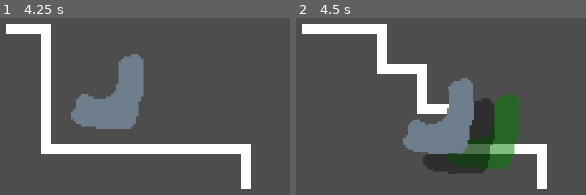
Above: before the commit, frames 1-2 (left to right).
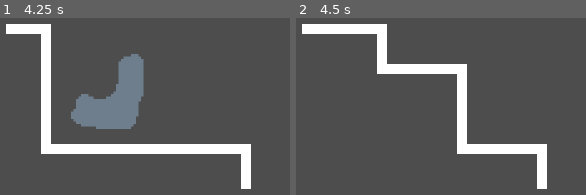
Above: after the commit, the same moments.

Repository: Gunturadhtya/GIMJAM-2026
Game: Godot game, scene res://Scene/Prototype/PrototypeScene.tscn
The game is run twice, just before and just after one commit, with the same random seed, the same clock (stepped at 60 frames per second) and the same inputs. The engine's default icon, where the game draws it, is replaced by a stand-in: a white triangle on a blue panel in a dark square.
Inputs (mouse positions are in pixels of both pictures, inside the frame that each line leads up to):
- Up to frame 1 (4.25 s): tap Enter (ui_accept) at 0.5, 0.77, 1.07, 1.25, 2, 3.5, 3.77, 3.8, 4.07 s; move the mouse to (outside the picture) at 0.52 s; hold Right mouse button (place_item) 0.53-1.25 s; click (outside the picture) at 0.67 s; tap R (rotate_item) at 0.8 s; drag from (outside the picture) to (outside the picture) at 1.27 s; move the mouse to (outside the picture) at 2.02 s; hold Enter (ui_accept) 2.03-2.75 s; click (outside the picture) at 2.17 s; right-click (outside the picture) at 2.3 s; drag from (outside the picture) to (107, 125) at 2.77 s; move the mouse to (outside the picture) at 3.52 s; hold R (rotate_item) from 3.53 s (still down); click (outside the picture) at 3.67 s; tap Escape (ui_cancel) at 4.15 s
- Up to frame 2 (4.5 s): release R (rotate_item) at 4.25 s; tap Enter (ui_accept) at 4.25 s; drag from (403, 125) to (522, 81) at 4.27 s

Frame 1 is identical in both runs. In frame 2, 16% of the frame differs, in the area x 36-77%, y 25-89%.
Error before the commit: Invalid access to property or key 'position' on a base object of type 'Nil'. (res://Scripts/Systems/LevelManager.gd:25)
Error after the commit: Invalid access to property or key 'trash_goal' on a base object of type 'Nil'. (res://Scripts/Systems/LevelManager.gd:25)

Commit message:
refactor: levelmanager script is becoming god script so i just refactor it

Diff:
--- /dev/null
+++ b/Data/Stage/Day1.tres
@@ -0,0 +1,11 @@
+[gd_resource type="Resource" script_class="StageData" load_steps=2 format=3 uid="uid://4frow7lr3mii"]
+
+[ext_resource type="Script" uid="uid://byo78viqn3s5q" path="res://Scripts/StageData.gd" id="1_i0nt0"]
+
+[resource]
+script = ExtResource("1_i0nt0")
+title = "Title"
+day = 1
+description = ""
+trash_goal = 1
+metadata/_custom_type_script = "uid://byo78viqn3s5q"
--- a/Scene/Prototype/PrototypeScene.tscn
+++ b/Scene/Prototype/PrototypeScene.tscn
@@ -3,20 +3,17 @@
 [ext_resource type="Script" uid="uid://cbqvi30stts4h" path="res://Scripts/Systems/LevelManager.gd" id="1_ungln"]
 [ext_resource type="Script" uid="uid://by2bhkwwgsuev" path="res://Scripts/Systems/GridSystems.gd" id="2_2e573"]
 [ext_resource type="TileSet" uid="uid://cj36eij5p3d7n" path="res://Assets/tilemap/GameTileSet.tres" id="3_2e573"]
-[ext_resource type="Resource" uid="uid://bfxkilv7otuv2" path="res://Data/JShape.tres" id="3_s2bof"]
+[ext_resource type="Resource" uid="uid://bfxkilv7otuv2" path="res://Data/Shape/JShape.tres" id="3_s2bof"]
 [ext_resource type="PackedScene" uid="uid://bp3y6ykiubwmw" path="res://Scene/Visuals/GhostCursor.tscn" id="4_ungln"]
 [ext_resource type="PackedScene" uid="uid://d37vk4ylg16pb" path="res://Scene/Visuals/HeldVisual.tscn" id="5_2e573"]
 [ext_resource type="Script" uid="uid://dobg6xdxrtlld" path="res://Scripts/FSM/StateMachine.gd" id="5_6qa0l"]
 [ext_resource type="Script" uid="uid://blw7bnok6qkbj" path="res://Scripts/States/IdleState.gd" id="6_7bsvn"]
 [ext_resource type="Script" uid="uid://cgk7eqe5tukgv" path="res://Scripts/States/DraggingState.gd" id="7_nptyh"]
 
-[node name="PrototypeScene" type="Node2D" node_paths=PackedStringArray("grid_system", "ghost_cursor", "state_machine", "tile_map", "held_visual") groups=["LevelManager"]]
+[node name="PrototypeScene" type="Node2D" node_paths=PackedStringArray("grid_system", "state_machine") groups=["LevelManager"]]
 script = ExtResource("1_ungln")
 grid_system = NodePath("GridSystem")
-ghost_cursor = NodePath("GhostCursor")
 state_machine = NodePath("StateMachine")
-tile_map = NodePath("GridSystem/TileMapLayer")
-held_visual = NodePath("CanvasLayer/HeldVisual")
 
 [node name="ColorRect" type="ColorRect" parent="."]
 visible = false
--- a/Scene/Stages/Day1Stage.tscn
+++ b/Scene/Stages/Day1Stage.tscn
@@ -1,9 +1,10 @@
-[gd_scene load_steps=14 format=4 uid="uid://cya65lsp177sc"]
+[gd_scene load_steps=15 format=4 uid="uid://cya65lsp177sc"]
 
 [ext_resource type="PackedScene" uid="uid://bp3y6ykiubwmw" path="res://Scene/Visuals/GhostCursor.tscn" id="1_4ueph"]
 [ext_resource type="Script" uid="uid://cbqvi30stts4h" path="res://Scripts/Systems/LevelManager.gd" id="1_tphfx"]
 [ext_resource type="Script" uid="uid://by2bhkwwgsuev" path="res://Scripts/Systems/GridSystems.gd" id="1_yci7k"]
 [ext_resource type="TileSet" uid="uid://c2b85kq11pwdo" path="res://Assets/tilemap/BackgroundTileset.tres" id="2_jg6dk"]
+[ext_resource type="Resource" uid="uid://4frow7lr3mii" path="res://Data/Stage/Day1.tres" id="2_xoslf"]
 [ext_resource type="PackedScene" uid="uid://d37vk4ylg16pb" path="res://Scene/Visuals/HeldVisual.tscn" id="2_yci7k"]
 [ext_resource type="Script" uid="uid://dobg6xdxrtlld" path="res://Scripts/FSM/StateMachine.gd" id="3_dbd7c"]
 [ext_resource type="TileSet" uid="uid://cj36eij5p3d7n" path="res://Assets/tilemap/GameTileSet.tres" id="3_kitjk"]
@@ -23,42 +24,42 @@
 _last_origin = Vector2i(0, 0)
 metadata/_custom_type_script = "uid://cnbjqq33c46o2"
 
-[node name="Day1Stage" type="Node2D" node_paths=PackedStringArray("grid_system", "ghost_cursor", "state_machine", "tile_map", "held_visual", "map_position") groups=["LevelManager"]]
+[node name="Day1Stage" type="Node2D" node_paths=PackedStringArray("grid_system", "state_machine") groups=["LevelManager"]]
 script = ExtResource("1_tphfx")
 grid_system = NodePath("GridSystem")
-ghost_cursor = NodePath("GhostCursor")
 state_machine = NodePath("StateMachine")
-tile_map = NodePath("GridSystem/GridTile")
-held_visual = NodePath("CanvasLayer/HeldVisual")
-map_position = NodePath("MapPosition")
+stage_data = ExtResource("2_xoslf")
 
 [node name="Background" type="ColorRect" parent="."]
 offset_right = 320.0
 offset_bottom = 180.0
 mouse_filter = 2
-color = Color(0.187176, 0.187176, 0.187176, 1)
+color = Color(0.0901961, 0.0666667, 0.101961, 1)
 
-[node name="Floor" type="TileMapLayer" parent="."]
+[node name="MapContainer" type="Node2D" parent="."]
+position = Vector2(144, 32)
+
+[node name="Floor" type="TileMapLayer" parent="MapContainer"]
 tile_map_data = PackedByteArray("AAAAAAEAAQAAAAEAAAAAAAIAAQAAAAEAAAAAAAMAAQAAAAEAAAAAAAQAAQAAAAEAAAAAAAUAAQAAAAIAAAAAAA …(688 unchanged characters)…
 tile_set = ExtResource("2_jg6dk")
 
-[node name="Wall" type="TileMapLayer" parent="."]
+[node name="Wall" type="TileMapLayer" parent="MapContainer"]
 tile_map_data = PackedByteArray("AAD//wAAAAAAAAEAAAD//wEAAAAAAAEAAAD//wIAAAADAAMAAAD//wMAAAAAAAEAAAD//wQAAAADAAEAAAD//w …(480 unchanged characters)…
 tile_set = ExtResource("2_jg6dk")
 
+[node name="GridTile" type="TileMapLayer" parent="MapContainer"]
+tile_set = ExtResource("3_kitjk")
+
+[node name="AstarLine" type="Line2D" parent="MapContainer"]
+
 [node name="GridSystem" type="Node" parent="." node_paths=PackedStringArray("tile_map", "path_line")]
 script = ExtResource("1_yci7k")
-tile_map = NodePath("GridTile")
-path_line = NodePath("AstarLine")
-start_pos = Vector2i(0, 0)
+tile_map = NodePath("../MapContainer/GridTile")
+path_line = NodePath("../MapContainer/AstarLine")
+end_pos = Vector2i(3, 1)
 occupied_cell = {
 Vector2i(3, 1): SubResource("Resource_1biqa")
 }
-
-[node name="GridTile" type="TileMapLayer" parent="GridSystem"]
-tile_set = ExtResource("3_kitjk")
-
-[node name="AstarLine" type="Line2D" parent="GridSystem"]
 
 [node name="GhostCursor" parent="." instance=ExtResource("1_4ueph")]
 
@@ -66,8 +67,10 @@
 script = ExtResource("3_dbd7c")
 initial_state = NodePath("Idle")
 
-[node name="Dragging" type="Node" parent="StateMachine"]
+[node name="Dragging" type="Node" parent="StateMachine" node_paths=PackedStringArray("ghost_cursor", "held_visual")]
 script = ExtResource("4_tphfx")
+ghost_cursor = NodePath("../../GhostCursor")
+held_visual = NodePath("../../CanvasLayer/HeldVisual")
 
 [node name="Idle" type="Node" parent="StateMachine"]
 script = ExtResource("5_kitjk")
--- /dev/null
+++ b/Scripts/StageData.gd
@@ -0,0 +1,6 @@
+class_name StageData extends Resource
+
+@export var title: String = "Title"
+@export var day: int = 1
+@export_multiline var description: String = ""
+@export var trash_goal: int = 0
--- a/Scripts/States/DraggingState.gd
+++ b/Scripts/States/DraggingState.gd
@@ -1,155 +1,110 @@
 extends PlayerState
 
-const DRAG_SMOOTHING = 25.0 # Higher = snappier, Lower = floatier
-const ROTATION_SENSITIVITY = 0.8
-const SWAY_SPEED = 15.0
-const MAX_SWAY_ANGLE = 25.0
-const RECOVERY_SPEED = 8.0
+@export_group("Visual References")
+@export var ghost_cursor: Node2D
+@export var held_visual: Node2D
+
+@export_group("Settings")
+@export var drag_smoothing: float = 25.0
+@export var rotation_sensitivity: float = 0.8
+@export var sway_speed: float = 15.0
+@export var max_sway_angle: float = 25.0
+@export var recovery_speed: float = 8.0
 
 var current_trash: TrashShape
-#var original_slot: Control
-#var ui_container: Container
 var is_valid_drop: bool
 var current_grid_pos := Vector2i.ZERO
-
 var current_sway := 0.0
 
-func enter(previous_state_path: String, data := {}) -> void:
-	## uncomment WHEN you want an inventory system
-	#if data.has("slot_node"):
-		#original_slot = data["slot_node"]
-		#current_trash = original_slot.item_data
-		#ui_container = original_slot.get_parent()
-		#original_slot.mouse_filter = Control.MOUSE_FILTER_IGNORE
-
+func enter(_previous_state_path: String, data := {}) -> void:
 	if data.has("trash"):
 		current_trash = data["trash"]
 
-	# initial setup
-	level.ghost_cursor.visible = false
+	ghost_cursor.visible = false
 	_update_ghost_visual()
-	level.held_visual.visible = true
-	level.held_visual.setup(current_trash)
-	level.held_visual.global_position = level.get_global_mouse_position()
+
+	held_visual.visible = true
+	held_visual.setup(current_trash)
+	held_visual.global_position = level.get_global_mouse_position()
+	held_visual.rotation_degrees = 0.0
+
 	current_sway = 0.0
-	level.held_visual.rotation_degrees = 0.0
-
 	print("State: Dragging")
 
 func exit() -> void:
-	level.ghost_cursor.visible = false
-	level.held_visual.visible = false
+	ghost_cursor.visible = false
+	held_visual.visible = false
 	current_trash = null
 
 func update(delta: float) -> void:
 	_process_sway_physics(delta)
-	#_handle_inventory_reordering()
 
 func handle_input(_event: InputEvent) -> void:
-	if _event is InputEventMouseMotion: # Read the Mouse Position and Translate it into Tile Coords
-		var mouse_pos = level.get_global_mouse_position()
-		var local_mouse = level.tile_map.to_local(mouse_pos)
-		current_grid_pos = level.tile_map.local_to_map(local_mouse)
+	if _event is InputEventMouseMotion:
+		_update_mouse_position()
 
-		var ghost_local = level.tile_map.map_to_local(current_grid_pos)
-		level.ghost_cursor.global_position = level.tile_map.to_global(ghost_local)
-
-		_validate_position()
-
-		if is_valid_drop:
-			level.ghost_cursor.visible = true
-			level.held_visual.visible = true
-		else:
-			level.ghost_cursor.visible = false
-			level.held_visual.visible = true
-
-	if _event.is_action_pressed("rotate_item"): # Rotate
+	elif _event.is_action_pressed("rotate_item"):
 		current_trash.rotate()
 		_update_ghost_visual()
 		_validate_position()
-
 		get_viewport().set_input_as_handled()
 
 	elif _event.is_action_pressed("place_item") or (_event is InputEventMouseButton and _event.button_index == MOUSE_BUTTON_LEFT and not _event.pressed):
-		_validate_position()
-		if is_valid_drop:
-			level.grid_system.place_item(current_grid_pos, current_trash)
-			#if original_slot: original_slot.consume_item()
-			finished.emit("Idle")
-		else:
-			_stop_dragging()
+		_attempt_place_item()
 
-	elif _event.is_action_pressed("ui_cancel"): # Cancel
+	elif _event.is_action_pressed("ui_cancel"):
 		_stop_dragging()
 
-## FEATURE: i comment this so that we can use it when needed later
-#func _handle_inventory_reordering():
-	#if not original_slot or not ui_container: return
-	#
-	#var local_mouse = ui_container.get_local_mouse_position()
-	#
-	## Only run logic if mouse is roughly inside the inventory area
-	#if abs(local_mouse.y) > 300:
-		#return
-#
-	## Loop through all slots to check for swapping
-	#var my_index = original_slot.get_index()
-	#
-	## Check Right Neighbor
-	#if my_index < ui_container.get_child_count() - 1:
-		#var right_neighbor = ui_container.get_child(my_index + 1)
-		#if local_mouse.x > right_neighbor.position.x + (right_neighbor.size.x / 2.0):
-			#ui_container.move_child(original_slot, my_index + 1)
-			#return
-#
-	## Check Left Neighbor
-	#if my_index > 0:
-		#var left_neighbor = ui_container.get_child(my_index - 1)
-		#if local_mouse.x < left_neighbor.position.x + (left_neighbor.size.x / 2.0):
-			#ui_container.move_child(original_slot, my_index - 1)
-			#return
+# --- HELPER FUNCTIONS ---
+
+func _update_mouse_position():
+	var mouse_pos = level.get_global_mouse_position()
+	var local_mouse = level.grid_system.tile_map.to_local(mouse_pos)
+	current_grid_pos = level.grid_system.tile_map.local_to_map(local_mouse)
+
+	var ghost_local = level.grid_system.tile_map.map_to_local(current_grid_pos)
+
+	ghost_cursor.global_position = level.grid_system.tile_map.to_global(ghost_local)
+
+	_validate_position()
+
+	ghost_cursor.visible = is_valid_drop
+
+func _attempt_place_item():
+	_validate_position()
+	if is_valid_drop:
+		level.grid_system.place_item(current_grid_pos, current_trash)
+		level.current_trash_count += 1
+		finished.emit("Idle")
+	else:
+		_stop_dragging()
+
+func _stop_dragging():
+	level.grid_system.place_item(current_trash.get_last_origin(), current_trash)
+	level.current_trash_count += 1
+	finished.emit("Idle")
 
 func _update_ghost_visual():
-	level.ghost_cursor.update_visuals(current_trash)
+	ghost_cursor.update_visuals(current_trash)
 
 func _validate_position():
 	is_valid_drop = level.grid_system.is_area_valid(current_grid_pos, current_trash.offset)
-	level.ghost_cursor.set_color_status(is_valid_drop)
+	ghost_cursor.set_color_status(is_valid_drop)
 
 func _process_sway_physics(delta):
 	var mouse_pos = level.get_global_mouse_position()
 
-	# POSITION LAG
-	var current_pos = level.held_visual.global_position
-	var new_pos = current_pos.lerp(mouse_pos, delta * DRAG_SMOOTHING)
-	level.held_visual.global_position = new_pos
+	# POSITION
+	var current_pos = held_visual.global_position
+	var new_pos = current_pos.lerp(mouse_pos, delta * drag_smoothing)
+	held_visual.global_position = new_pos
 
-	# CALCULATE VELOCITY DIFFERENCE
+	# SWAY
 	var diff_vector = mouse_pos - new_pos
+	var target_angle_offset = clamp(diff_vector.x * -rotation_sensitivity, -max_sway_angle, max_sway_angle)
+	current_sway = lerp(current_sway, target_angle_offset, delta * recovery_speed)
 
-	# ROTATIONAL SWAY
-	var target_angle_offset = clamp(diff_vector.x * -ROTATION_SENSITIVITY, -MAX_SWAY_ANGLE, MAX_SWAY_ANGLE)
+	# Apply Rotation
+	held_visual.rotation_degrees = current_trash.get_rotation() + current_sway
 
-	# Smooth the rotation
-	current_sway = lerp(current_sway, target_angle_offset, delta * RECOVERY_SPEED)
-
-	# Apply Base Rotation
-	level.held_visual.rotation_degrees = current_trash.get_rotation() + current_sway
-
-	# SEND JUICE DATA TO VISUAL
-	level.held_visual.apply_swaying_effect(diff_vector, delta)
-
-func _stop_dragging():
-	level.grid_system.place_item(current_trash.get_last_origin(), current_trash)
-
-	finished.emit("Idle")
-
-## uncomment this WHEN you want an inventory feature
-#func _stop_dragging():
-	#if ui_container == null:
-		#level.add_item(original_slot)
-		#
-	#if original_slot:
-		#original_slot.show_item() # Make the icon visible again
-		#original_slot.mouse_filter = Control.MOUSE_FILTER_STOP
-	#finished.emit("Idle")
+	held_visual.apply_swaying_effect(diff_vector, delta)
--- a/Scripts/States/IdleState.gd
+++ b/Scripts/States/IdleState.gd
@@ -1,27 +1,25 @@
 extends PlayerState
 
-var current_grid_pos
+var current_grid_pos := Vector2i.ZERO
 
-func enter(previous_state_path: String, data := {}) -> void:
-	level.ghost_cursor.visible = false
-	level.held_visual.visible = false
+func enter(_previous_state_path: String, _data := {}) -> void:
 	print("State: Idle")
 
 func handle_input(_event: InputEvent):
-	if _event is InputEventMouseMotion: # Read the Mouse Position and Translate it into Tile Coords
+	if _event is InputEventMouseMotion:
 		var mouse_pos = level.get_global_mouse_position()
-		var local_mouse = level.tile_map.to_local(mouse_pos)
-		current_grid_pos = level.tile_map.local_to_map(local_mouse)
-
+		var local_mouse = level.grid_system.tile_map.to_local(mouse_pos)
+		current_grid_pos = level.grid_system.tile_map.local_to_map(local_mouse)
 
 	if _event is InputEventMouseButton and _event.button_index == MOUSE_BUTTON_LEFT and _event.pressed:
-		var selected_item = level.grid_system.get_item(current_grid_pos)
-		print("Click")
-		if selected_item != null:
-			finished.emit("Dragging", {"trash" : selected_item})
+		_handle_click()
 
-	## DEBUG: for debugging only
-	#if _event.is_action_pressed("ui_accept"):
-		#level.add_random_item_to_inventory()
-		#
-		#get_viewport().set_input_as_handled()
+func _handle_click():
+	var selected_item = level.grid_system.get_item(current_grid_pos)
+
+	if selected_item != null:
+		level.current_trash_count -= 1
+		print("Picked up item")
+		finished.emit("Dragging", {"trash" : selected_item})
+	else:
+		print("Clicked empty space")
--- a/Scripts/Systems/GridSystems.gd
+++ b/Scripts/Systems/GridSystems.gd
@@ -31,8 +31,13 @@
 	astar.update()
 
 	# Hardcoding the wall
+	astar.set_point_solid(Vector2i(1, 0))
+	astar.set_point_solid(Vector2i(2, 0))
+	astar.set_point_solid(Vector2i(3, 0))
 	astar.set_point_solid(Vector2i(4, 0))
 	astar.set_point_solid(Vector2i(4, 1))
+	astar.set_point_solid(Vector2i(0, 0))
+	astar.set_point_solid(Vector2i(0, 1))
 	astar.set_point_solid(Vector2i(0, 2))
 
 func is_area_valid(origin: Vector2i, offsets: Array[Vector2i]):
@@ -44,6 +49,9 @@
 		if occupied_cell.has(target): return false
 		if target == start_pos or target == end_pos: return false
 	return true
+
+func check_path():
+	return !astar.get_id_path(start_pos, end_pos).is_empty()
 
 func place_item(origin: Vector2i, trash: TrashShape):
 	var i = 0
--- a/Scripts/Systems/LevelManager.gd
+++ b/Scripts/Systems/LevelManager.gd
@@ -1,63 +1,29 @@
 class_name LevelManager extends Node2D
 
+@export_group("Systems")
 @export var grid_system: GridSystem
-@export var ghost_cursor: Node2D
 @export var state_machine: StateMachine
-@export var tile_map: TileMapLayer
-@export var held_visual: Node2D
-@export var inventory_bar: HBoxContainer = null # keep null if you didnt wanted inventory feature
-@export var map_position: Marker2D
 
-@export_category("Stage Desc")
-@export var stage_title: String = "Title"
-@export var stage_day: int = 99
-@export var stage_desc: String = "Description\nDescription"
+@export_group("Level Data")
+@export var stage_data: StageData
 
-const SLOT_SCENE = preload("res://Scene/UI/InventorySlot.tscn")
+@onready var ui = $CanvasLayer/LevelUI
 
-@onready var floor_tile = $Floor
-@onready var wall_tile = $Wall
-@onready var astar = $GridSystem/AstarLine
-
-@onready var stage_desc_label = $CanvasLayer/Description
+var current_trash_count: int = 0
 
 func _ready() -> void:
-	tile_map.position = map_position.position
-	floor_tile.position = map_position.position
-	astar.position = map_position.position
-	wall_tile.position = map_position.position
+	# Initialize UI via the new UI controller
+	if ui:
+		ui.setup(stage_data)
 
-	update_mission_text()
+	grid_system.grid_updated.connect(_on_path_changed)
 
-## -- THIS IS USED ONLY BY INVENTORY --
-func start_dragging_item(slot_node: PanelContainer):
-	state_machine._transition_to_next_state("Dragging", {"slot_node" : slot_node})
+func _on_path_changed():
+	_check_win_condition()
 
-func add_random_item_to_inventory(): # add random item from /Data
-	var shape_data = GameData.get_random_shape()
+func _check_win_condition():
+	if current_trash_count == stage_data.trash_goal and grid_system.check_path():
+		_handle_win()
 
-	if shape_data:
-		var new_slot = SLOT_SCENE.instantiate()
-		inventory_bar.add_child(new_slot)
-
-		new_slot.setup(shape_data)
-
-		print("Added item: ", shape_data.atlas_id)
-
-func add_item(item: Container):
-	inventory_bar.add_child(item)
-## -- END --
-
-func update_mission_text():
-	var text = ""
-
-	# Title (Sandy Yellow)
-	text += "[color=#e4c892]%s[/color]\n" % stage_title
-
-	# Subtitle (White)
-	text += "Day %d\n\n" % stage_day
-
-	# Description (Light Cyan/Blue)
-	text += "[color=#9bd2d9]%s[/color]" % stage_desc
-
-	stage_desc_label.text = text
+func _handle_win():
+	print("You Win!")
Binary file added: Assets/ui/hand_cursor.png
Not shown, added: Assets/ui/hand_cursor.png.import
Renamed: Data/AShape.tres -> Data/Shape/AShape.tres
Renamed: Data/BShape.tres -> Data/Shape/BShape.tres
Renamed: Data/CShape.tres -> Data/Shape/CShape.tres
Renamed: Data/DShape.tres -> Data/Shape/DShape.tres
Renamed: Data/JShape.tres -> Data/Shape/JShape.tres
Renamed: Data/LShape.tres -> Data/Shape/LShape.tres
Not shown, added: Scripts/StageData.gd.uid
